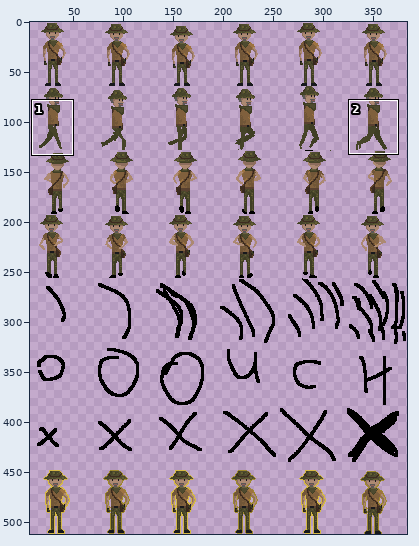
Sprite sheet -- LostInTheMap/assets/graphics/characters/giovanni.png. The first picture is a wide view before the edit; the outline marks the close-up.
Close-up. Old version:
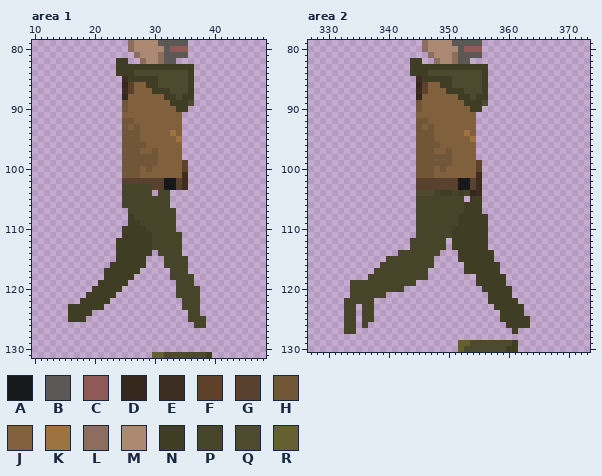
The file is 384x512 pixels. Colours within 5 levels of each other are drawn and written as one. Shown: area 1: x 10..48, y 79..131; area 2: x 327..373, y 79..130. The wide view leaves out empty margins. The commit also changed other parts of the picture, which this record leaves out.
Palette (. is transparent): A #17181c  B #5b5856  C #8f5a56  D #36271d  E #3d2c20  F #5d412a  G #594130  H #715638  J #80603d  K #9d7340  L #8d6d5d  M #ac8972  N #3f3e24  P #464429  Q #4e4a2f  R #656032
Pixels before, area 1, first column x 16:
 79 ..........LMMMMBBBBB....
 80 ..........LMMMMMBCCC....
 81 ...........LMMMLBBBB....
 82 ........NN..LMMLBB......
 83 ........NNNNNNNNNNNNN...
 84 ........NNNQQQQQQQQQN...
 85 .........ENNNNNQQQQQN...
 86 .........DFJJNNQQQQQN...
 87 .........EFJJJNNNQQQN...
 88 .........DJJJJJJNNQNN...
 89 .........HJJJJJJJNNNQ...
 90 .........HJJJJJJJJNN....
 91 .........JJJJJJJJJJ.....
 92 .........HHJJJJJJJJ.....
 93 .........HJHJJJJJJJ.....
 94 .........HHHJJJJJKJ.....
 95 .........HHHJJJJJJK.....
 96 .........HHHHJJJJJJ.....
 97 .........HHHJJHJJJJ.....
 98 .........HHHHHHJJJJ.....
 99 .........HHHHHHJJJJF....
100 .........HHHJHJJJJJF....
101 .........HHHJJJJJJJE....
102 .........GGGGGGGAAGE....
103 .........PPPPPGGAAGE....
104 .........PPPPP.PP.......
105 .........PPPPPPPP.......
106 .........PPPPPPPP.......
107 ..........PPPPPPPP......
108 ..........NPPPPPPP......
109 ..........NNPPPPPP......
110 .........NNNNPPPPP......
111 .........NNNNNPPPPP.....
112 ........NNNNNNPPPPP.....
113 ........NNNNNNPPPPP.....
114 ........NNNNNN.PPPP.....
115 ........NNNNN...PPPP....
116 .......NNNNNN...PPPP....
117 ......NNNNNN.....PPP....
118 ......NNNNN......PPPP...
119 .....NNNNN........PPP...
120 ....NNNNN.........PPPP..
121 ...NNNNN..........PPPP..
122 ..NNNNN............PPP..
123 NNNNNN.............PPP..
124 NNNN................PP..
125 NNN.................PPP.
126 .....................PP.
127 ........................
128 ........................
129 ........................
130 ........................
131 ..............RRQQQQQQQN
Pixels before, area 2 (only the part around the change), first column x 329:
 79 .................LMMMMBBBBB..................
 80 .................LMMMMMBCCC..................
 81 ..................LMMMLBBBB..................
 82 ...............NN..LMMLBB....................
 83 ...............NNNNNNNNNNNNN.................
 84 ...............NNNQQQQQQQQQN.................
 85 ................ENNNNNQQQQQN.................
 86 ................DFJJNNQQQQQN.................
 87 ................EFJJJNNNQQQN.................
 88 ................DJJJJJJNNQNN.................
 89 ................HJJJJJJJNNNQ.................
 90 ................HJJJJJJJJNN..................
 91 ................JJJJJJJJJJ...................
 92 ................HHJJJJJJJJ...................
 93 ................HJHJJJJJJJ...................
 94 ................HHHJJJJJKJ...................
 95 ................HHHJJJJJJK...................
 96 ................HHHHJJJJJJ...................
 97 ................HHHJJHJJJJ...................
 98 ................HHHHHHJJJJ...................
 99 ................HHHHHHJJJJF..................
100 ................HHHJHJJJJJF..................
101 ................HHHJJJJJJJE..................
102 ................GGGGGGGAAGE..................
103 ................GGGGGGGAAGE..................
104 ................QQQPNNPNPDE..................
105 ................PPPPPPPP.NN..................
106 ................PPPPPPPPNNN..................
107 ................PPPPPPPPNNN..................
108 ................PPPPPPPNNNNN.................
109 ................PPPPPPPNNNNN.................
110 ................PPPPPPNNNNNN.................
111 ................PPPPPPNNNNNN.................
112 ...............PPPPPP.NNNNNN.................
113 ...............PPPPPP.NNNNNN.................
114 .............PPPPPPP...NNNNNN................
115 ...........PPPPPPPP....NNNNNN................
116 ..........PPPPPPPPP.....NNNNNN...............
117 .........PPPPPPPPP......NNNNNN...............
118 ........PPPPPPPPPP........NNNNN..............
119 .....PPPPPPPPPPP..........NNNNN..............
120 .....PPPPPPPPP.............NNNNN.............
121 .....PPPPPP.................NNNN.............
122 ....PPPPP...................NNNNN............
123 ....PP.PP....................NNNNN...........
124 ....PP.PP.....................NNNN...........
125 ....PP.PP.....................NNNNN..........
126 ....PP.P.......................NNNN..........
127 ....PP..........................N............
128 .............................................
129 .......................RRQQQQQQQN............
130 .......................RQQQQQQQNN............
New version:
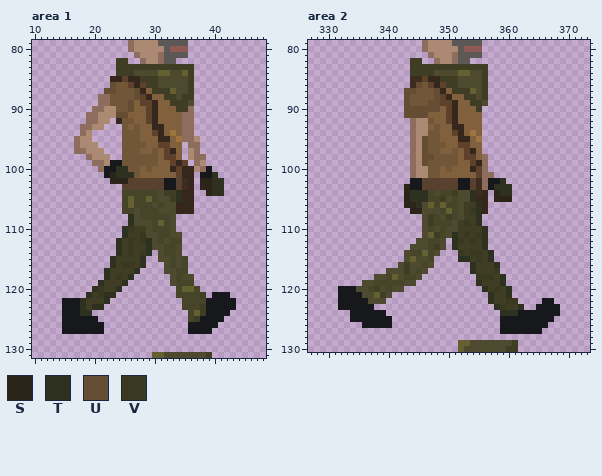
Colours new in this view: S #2a2419  T #2e3120  U #644d33  V #383920
Change:
Changed rows in their new state; - is an unchanged pixel.
Area 1:
first column x 15:
 84 ----------------RR--R--------
 85 --------DDFDD----------------
 86 --------UHH-DF---------------
 87 -------UUHHHUD----R----------
 88 ------LLHHHHUFD--------------
 89 ------LLHH-U-FFD-------------
 90 -----LLMMH-U--FD-----L-------
 91 ----LLMMMUU---FD----LL-------
 92 ----LLMM-D----FD----LL-------
 93 ---LLMM--------DD---LL-------
 94 ---LM----------FD---LL-------
 95 --LMM-----------DD--LLM------
 96 --LMMM----------FF---LL------
 97 --LLMMM----------FD--ML------
 98 ----LMMM---------FF--MLL-----
 99 -----LLMAA--------FD--LM-----
100 ------LAATT-------DFDDMLA----
101 -------ASTTT-------FDD-AAT---
102 --------SSS----------D-SSTT--
103 ----------GGGGG------D-SSTT--
104 ---------------PQNNTDD--STT--
105 -----------R--R-QQNTDD-------
106 -----------R---Q-QQDDD-------
107 ----------P-Q---QQQDDD-------
108 -----------TQ-----Q----------
109 -----------TQQQ-R-Q----------
110 ----------TV--Q---Q----------
111 ----------T--VQQ--QQ---------
112 ---------T-V-VTQ-Q-----------
113 ---------T-V--TQQ--Q---------
114 ---------T-V-VT-Q--Q---------
115 --------T----T--QQ-Q---------
116 --------T-VV-T---Q-Q---------
117 -------T----T----QQ----------
118 -------T-V-T------Q-QQ-------
119 ------T---T-------Q----------
120 -----TV--T----------RR-------
121 ----T-VTT--------------N-AAA-
122 AAAT---T---------------PAAAAA
123 AAAT-TT----------------NAAAAA
124 AAATT-----------------RNAAAA-
125 AAAAAA----------------NAAAA--
126 AAAAAAA--------------AAAAA---
127 AAAAAAA--------------AAAA----
Area 2:
first column x 332:
 84 ---------------N----RR---------------
 85 ------------E-FDD--N-----------------
 86 ------------EUHFDF-N-----------------
 87 -----------UUHHHUDJ--NR--------------
 88 -----------UHHHHUFD-J-NQ-------------
 89 -----------UH-HUUFFD-J---------------
 90 -----------UUUUUU-FD--J--------------
 91 -----------UUUU---FD---J-------------
 92 ------------LMMH--FD---J-------------
 93 ------------LMMJH--DD--J-------------
 94 ------------LMM-H--FDJKJ-------------
 95 ------------LMU-H---DDJK-------------
 96 ------------LMU--H--FF-J-------------
 97 ------------LMU-H-JH-FDJ-------------
 98 ------------LMUU---H-FFJL------------
 99 ------------LMU----H--FDL------------
100 ------------LMM-HJH---D-L------------
101 ------------LMM-H------FLL-----------
102 ------------AA----------LAAT---------
103 -----------SAA----------LATTT--------
104 -----------STTTPQPPNQQT-D-STT--------
105 -----------STTT--NQ-QQTDD-SSS--------
106 -----------SSTQR-R--Q--TD------------
107 ------------SSQQQ-R-Q-VTD------------
108 -------------.QN-QN-Q--T.------------
109 -------------.QN---Q-V-T.------------
110 -------------.Q-Q-QQ----T------------
111 -------------.QRN-QT-V-VT------------
112 ------------.QQ--Q-TV-V-T------------
113 ------------QQQ-NQ-T----T------------
114 ----------.Q--R-Q---V-VV-T-----------
115 --------...QRQQ-----TT-V-T-----------
116 -------...QNQQ-Q-----.T---T----------
117 ------..QQQNQ-Q------.T---V----------
118 -----.QQ-RQ--Q.--------VVV-T---------
119 --..QQ-----QQ----------T---T---------
120 AAAQQ-NQ-QQ-------------T-V-T--------
121 AAAAQQRNQ----------------T--T--------
122 AAAAAQQQ-----------------T--VV----AA-
123 AAAAAA--------------------TV--T--AAAA
124 -.AAAAAA-------------------TTTAAAAAAA
125 -.AAAAAAA------------------AAAAAAAAA-
126 -..-AAAAA------------------AAAAAAAA--
127 -..------------------------AAAAAAA---
Where, in picture pixels (left, top, right, bottom), the same in both close-ups:
changed: (62, 70, 236, 334)
changed: (338, 70, 560, 334)
